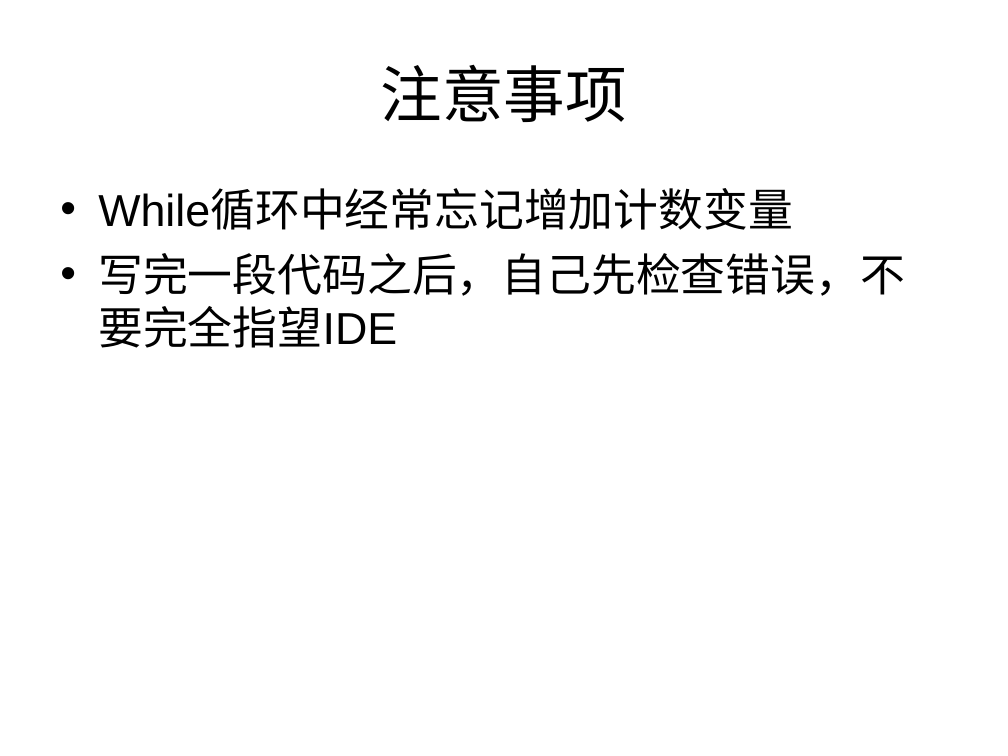
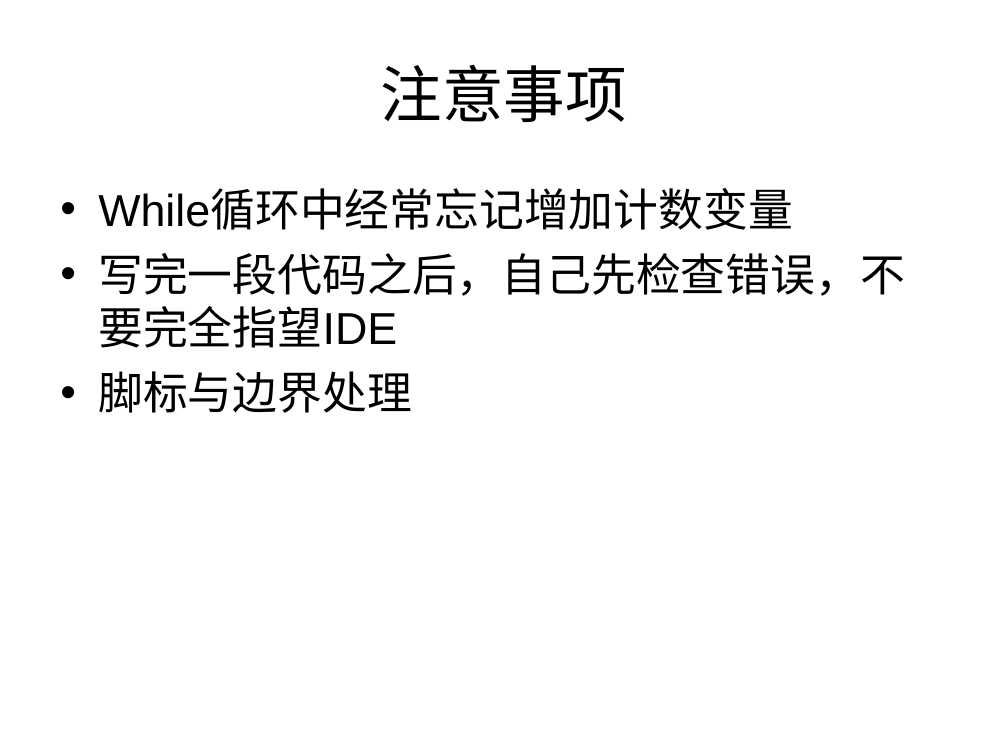
Before and after one commit to houjingbiao/leetcode, a slide deck: slide 10 of solutions/00conclusion.ppt (slide 6 before the commit). Drawn at 1008x756 pixels with LibreOffice and Linux fonts; fonts in the diff are those of the drawing. Boxes give left, top, right and bottom in pixels: in the first picture for what was removed or moved away, otherwise in the second. Text is boxed around its words. In the diff, an @@ line names an element or a change of style, - is before the commit and + after.

```diff
--- a/solutions/00conclusion.ppt
+++ b/solutions/00conclusion.ppt
@@ text at box(98, 371, 412, 413): paragraph added @@
+• 脚标与边界处理
```
Also in this commit, not shown: 12 other slides changed, 6 slides removed.
